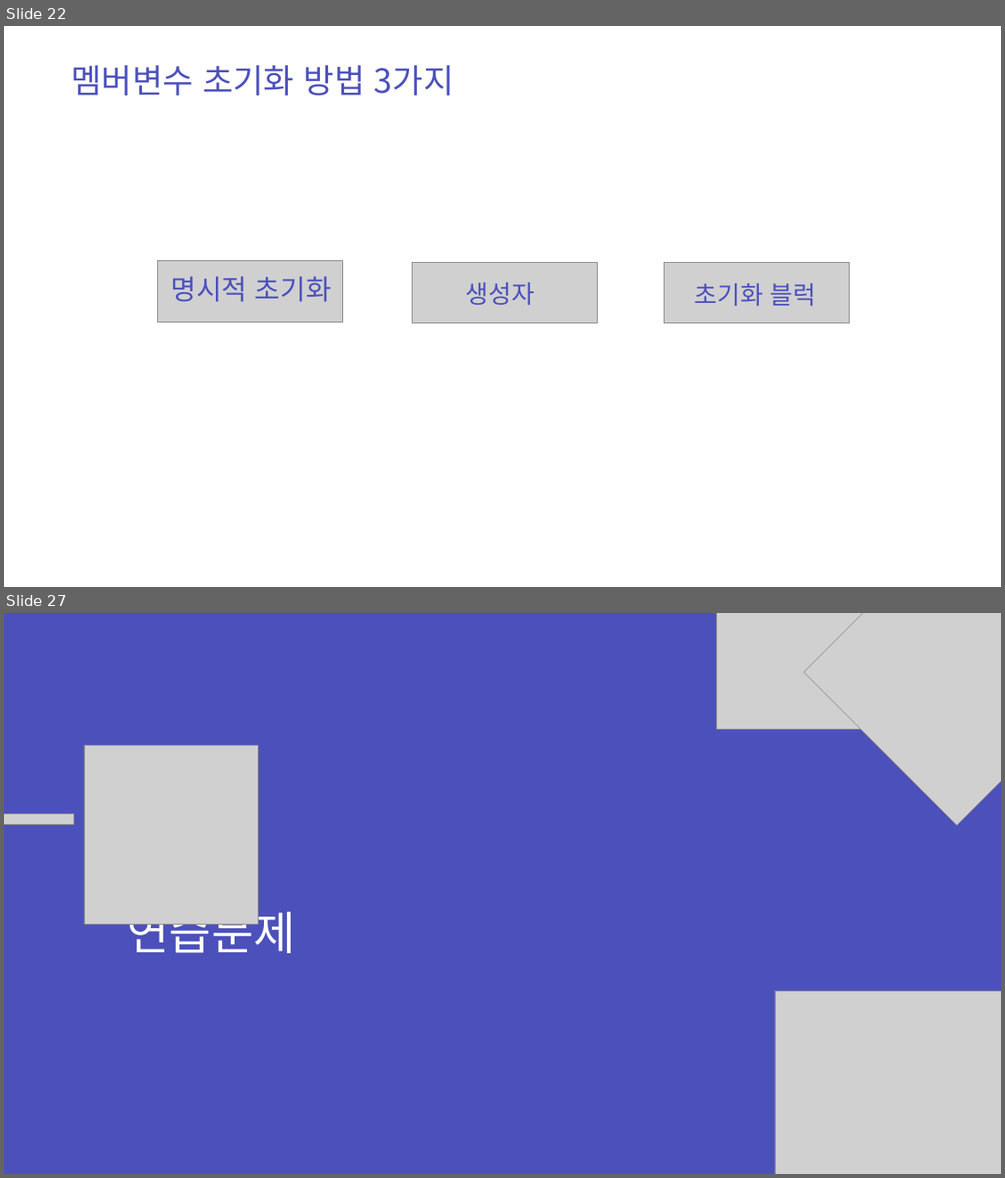
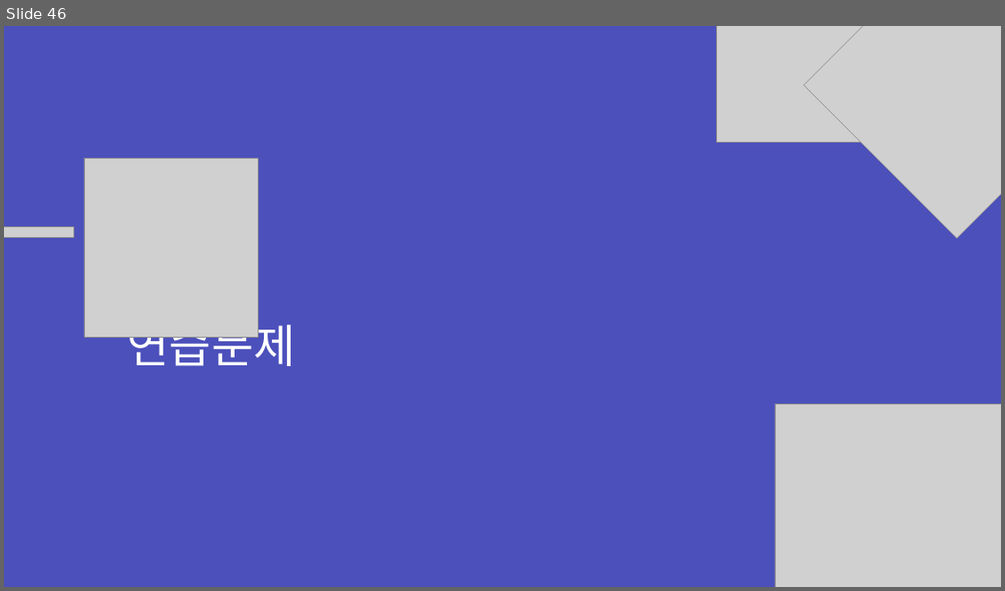
Before and after one commit to zest132/JavaLecture, a slide deck: JavaLecture/LectureFile/java 9강.pptx. Shown one above the other, each under a label of ours: slides 22 and 27 before the commit, slide 46 after it; the slides between them are not shown. The pictures are 1005x1178 and 1005x591 pixels, drawn with LibreOffice and Linux fonts; fonts in the diff are those of the drawing; grey boxes stand for pictures. Boxes give left, top, right and bottom in pixels: in the first picture for what was removed or moved away, otherwise in the second. Text is boxed around its words. In the diff, an @@ line names an element or a change of style, - is before the commit and + after.

```diff
--- a/JavaLecture/LectureFile/java 9강.pptx
+++ b/JavaLecture/LectureFile/java 9강.pptx
@@ slide 22 removed at [4,26,1001,587], background #FFFFFF @@
@@ text removed at [72,65,453,95] @@
-멤버변수 초기화 방법 3가지
@@ picture removed at [157,261,342,321] @@
@@ picture removed at [412,262,597,323] @@
@@ picture removed at [663,262,849,323] @@
@@ text removed at [170,276,332,302] @@
-명시적 초기화
@@ text removed at [466,282,534,305] @@
-생성자
@@ text removed at [694,283,817,305] @@
-초기화 블럭
@@ what was slide 27 is now slide 46 @@
```
Also in this commit, not shown: 1 slide changed, 43 slides added, 23 other slides removed, 7 other files.
